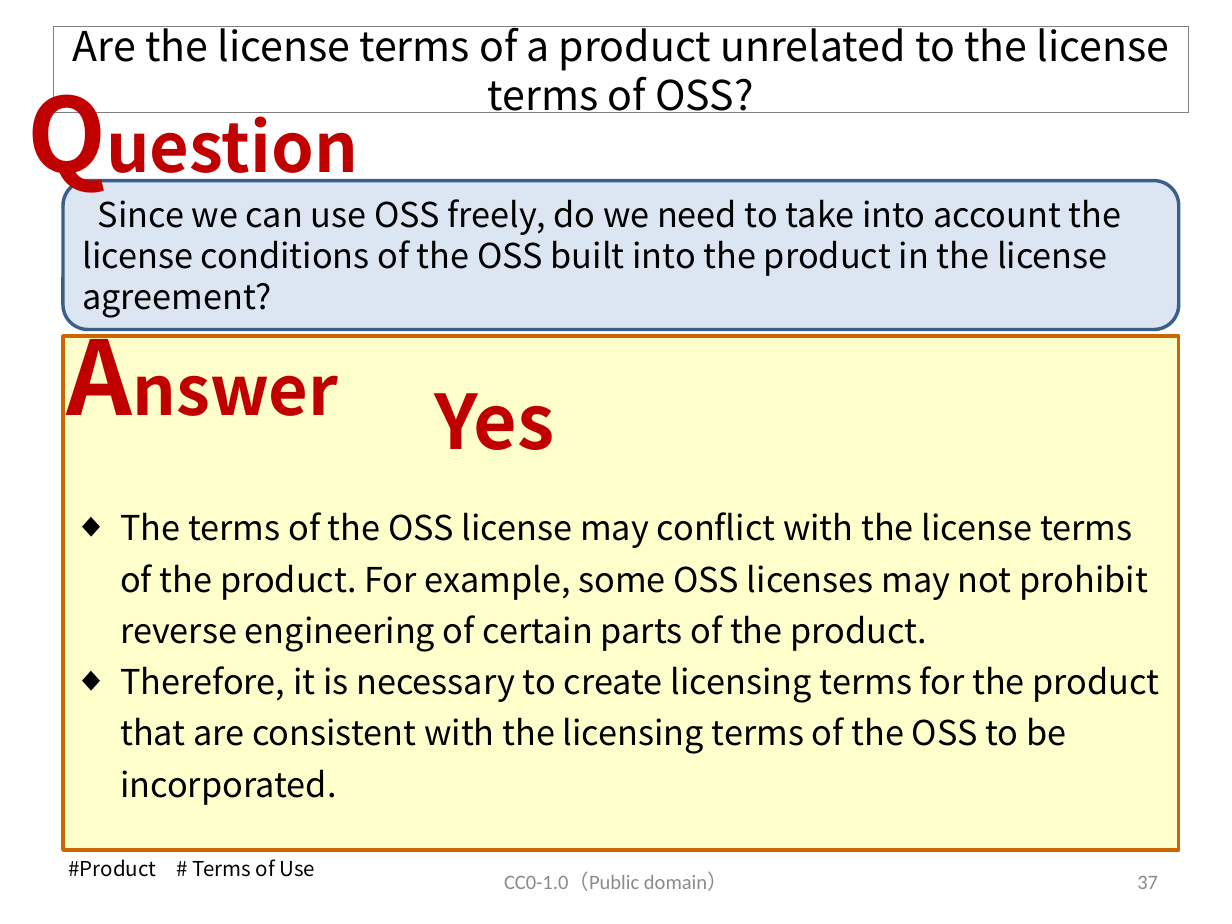
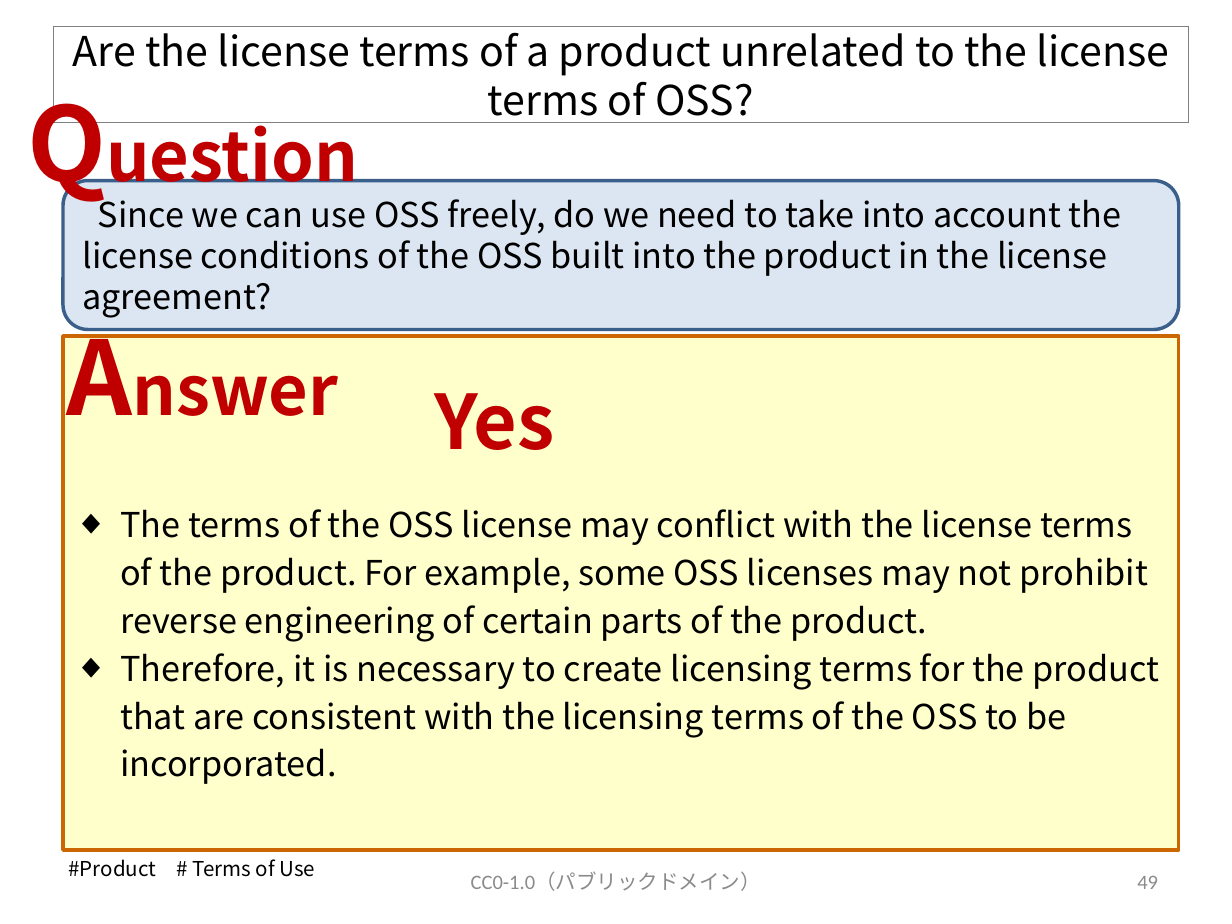
Before and after one commit to OpenChain-Project/OpenChain-JWG, a slide deck: slide 50 of Education_Material/FAQ/Misunderstandings_of_OSS_licenses_CC0.pptx (slide 38 before the commit). Drawn at 1232x924 pixels with LibreOffice and Linux fonts; fonts in the diff are those of the drawing. Boxes give left, top, right and bottom in pixels: in the first picture for what was removed or moved away, otherwise in the second. Text is boxed around its words. In the diff, an @@ line names an element or a change of style, - is before the commit and + after.

Commit message:
Frequent Misunderstandings of OSS licenses V6

```diff
--- a/Education_Material/FAQ/Misunderstandings_of_OSS_licenses_CC0.pptx
+++ b/Education_Material/FAQ/Misunderstandings_of_OSS_licenses_CC0.pptx
@@ title "Are the license terms of ...": place and size @@
-title "Are the license terms of ..." at box(53, 27, 1188, 113)
+title "Are the license terms of ..." at box(53, 27, 1188, 123)
@@ text "Question": place and size @@
-text "Question" at box(15, 64, 393, 201)
+text "Question" at box(15, 73, 393, 209)
@@ text "The terms of the OSS ..." at box(120, 509, 1160, 784): line spacing 30pt to 28pt @@
@@ text at box(471, 872, 761, 891): text changed @@
-CC0-1.0（Public domain）
+CC0-1.0（パブリックドメイン）
@@ page number at box(1137, 876, 1158, 889): text changed @@
-37
+49
```
Also in this commit, not shown: 21 other slides changed, 13 slides added.
